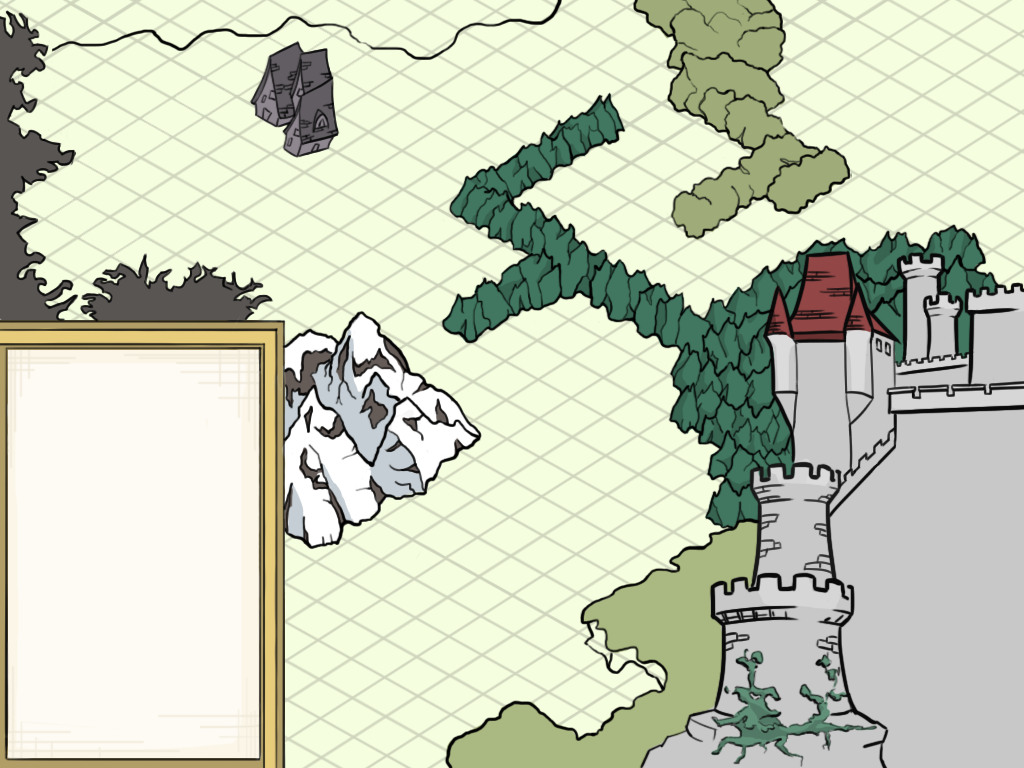
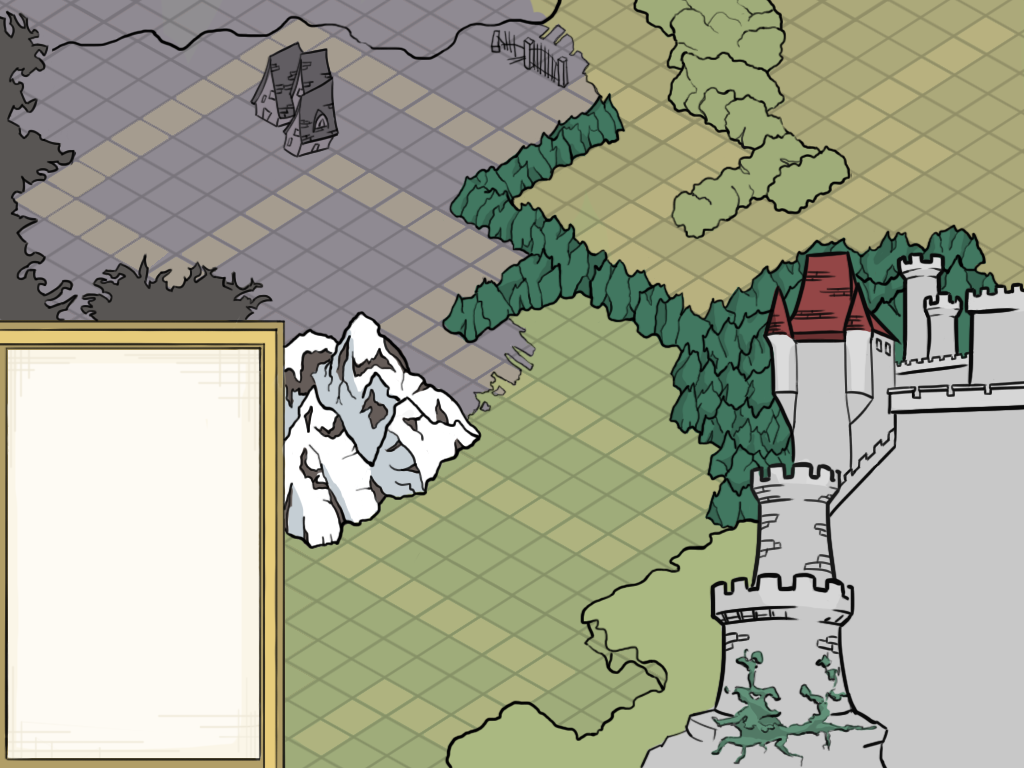
Two versions of the same layered image (1024 x 768). Layer-by-layer changes:
painted on "back_colour" over [260, 321, 524, 739]
added layer "road_linework" above "road" over [462, 23, 604, 424]
hid "road", painted on it over [52, 0, 1024, 768]
painted on "Grid" over [0, 0, 557, 191]
showed "grid_plan", painted on it over [0, 0, 1014, 768]
added layer "evil_soil" above "soil_colour" over [0, 0, 602, 491]
painted on "soil_colour" over [0, 0, 1024, 768]
